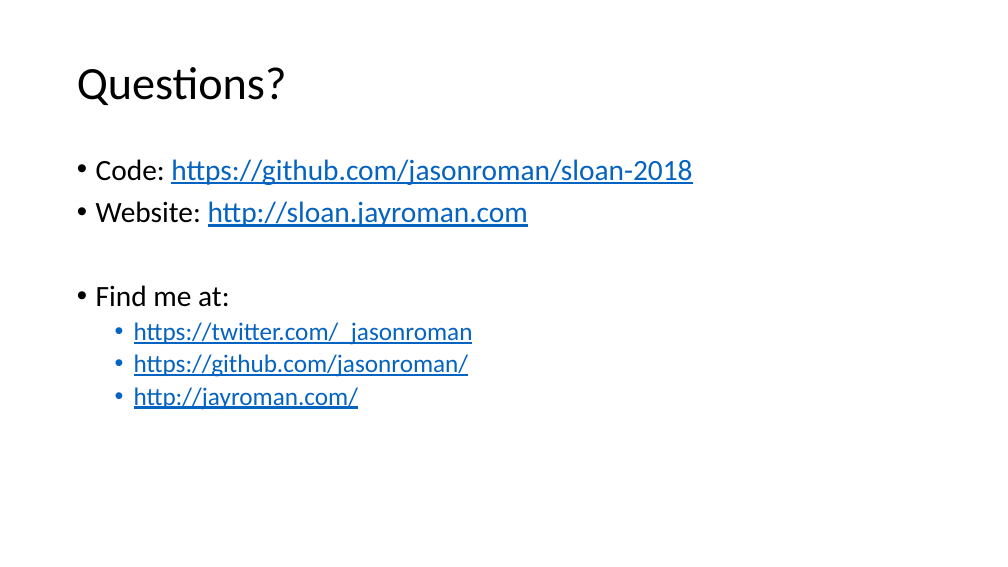
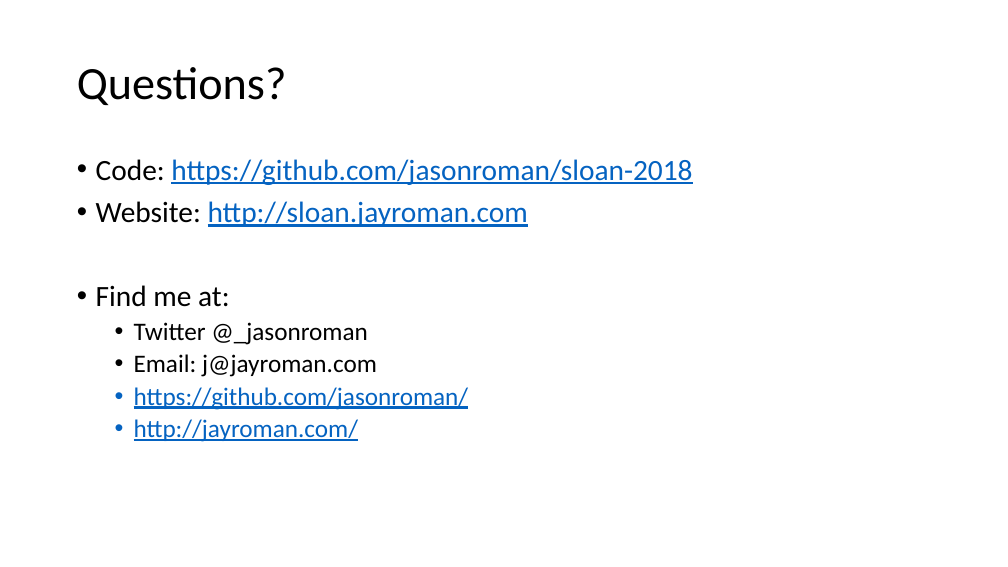
Before and after one commit to jasonroman/sloan-2018, a slide deck: slide 17 of presentation/rest-api-json-graphing.pptx (slide 15 before the commit). Drawn at 1008x567 pixels with LibreOffice and Linux fonts; fonts in the diff are those of the drawing. Boxes give left, top, right and bottom in pixels: in the first picture for what was removed or moved away, otherwise in the second. Text is boxed around its words. In the diff, an @@ line names an element or a change of style, - is before the commit and + after.

```diff
--- a/presentation/rest-api-json-graphing.pptx
+++ b/presentation/rest-api-json-graphing.pptx
@@ text at bbox=[134, 322, 377, 377]: text changed; text colour #0563C1 to #000000 @@
-  • https://twitter.com/_jasonroman
+  • Twitter @_jasonroman
+  • Email: j@jayroman.com
```
Also in this commit, not shown: 5 other slides changed, 2 slides added, 5 other files.
